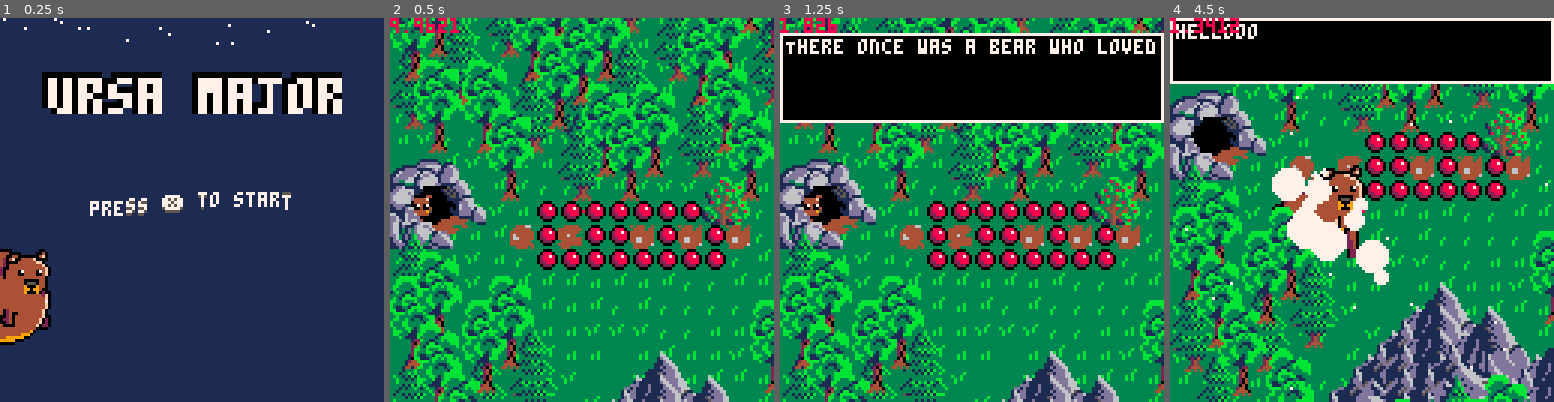
Above: before the commit, frames 1-4 (left to right).
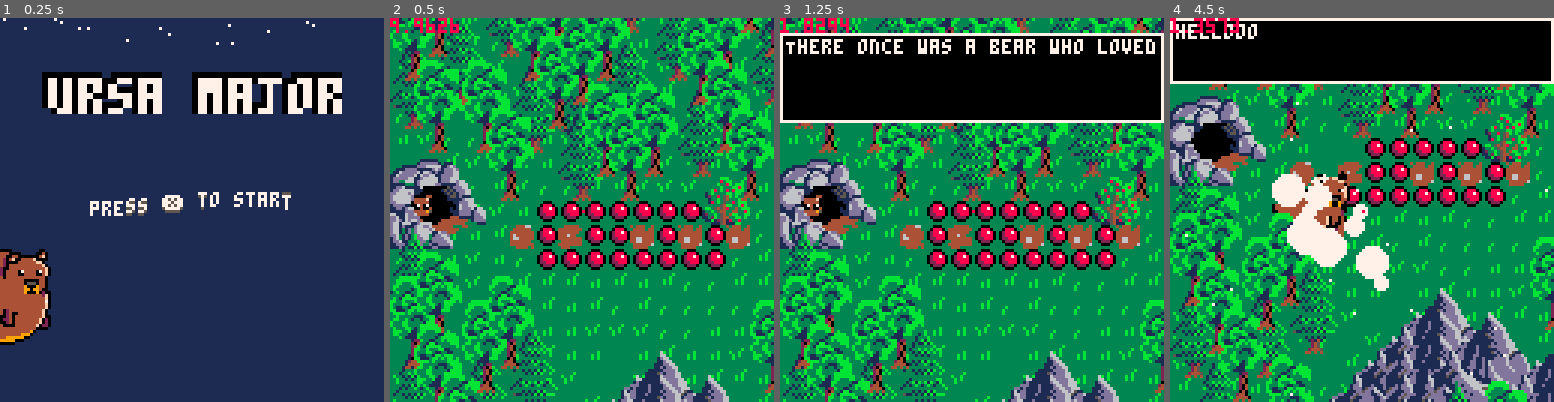
Above: after the commit, the same moments.

Repository: ekaktusz/harvest
Game: PICO-8 cartridge harvest.p8
Same seed, same stepped clock (60 frames per second), same inputs: the game is played once before the commit and once after it.
Inputs:
- Up to frame 1 (0.25 s): no input
- Up to frame 2 (0.5 s): tap X (X key) at 0.33 s
- Up to frame 3 (1.25 s): tap O (Z key) at 0.7 s; tap X (X key) at 1.07 s
- Up to frame 4 (4.5 s): hold Right 1.6-2.1 s; tap O (Z key) every 0.4 s from 1.7 to 4.1 s; tap X (X key) at 1.85, 2.97, 4.08 s; hold Up 2.15-2.42 s; hold Right 2.47-3.03 s; hold Left 3.08-3.58 s; hold Down 3.63-3.97 s; hold Right from 4.02 s (still down)

Frame 1 is identical in both runs. In frame 2, less than 0.1% of the frame differs, in the area x 15-18%, y 0-4%; in frame 3, less than 0.1%; in frame 4, 36%, in the area x 0-100%, y 0-100%.

Commit message:
something that works

Diff:
--- a/harvest.p8
+++ b/harvest.p8
@@ -25,6 +25,7 @@
 #include include/hitbox.lua
 #include include/helps.lua
 #include include/fish.lua
+#include include/triggers.lua
 __gfx__
 ee00eeeeeeee00eeeeeeeeeeeeeeeeeeeeeee444444eeeeeeeeee444444eeeeeeeeee444444eeeeeeeeeeeeeeeeeeeeeeeeeeeeeeeeeeeeeeeeeeeeeeeeeeeee
 e0440e0000e0440eee00eeeeeeee00ee707e44fffff44eeeeeee44fffff44eeeeeee44fffff44eeeeeeeeeeeeeeeeeeeeeeeeeeeeeeeeeeeeeeeeeeeeeeeeeee
--- a/include/bear.lua
+++ b/include/bear.lua
@@ -48,7 +48,15 @@
     end
 end
 
+function freeze_bear(time)
+    bear.freezed = true
+    bear.freeze_time = time
+    bear.freeze_timer = 0
+end
+
 function update_bear()
+    bear_collide_with_objs(triggers, bear_collide_with_trigger)
+
     if bear.freezed then
         bear.freeze_timer += 1
         if (bear.freeze_timer > bear.freeze_time) then
@@ -100,7 +108,7 @@
         bear.level += 1
         bear.num_eaten = 0
         bear.anim.time = 15
-        bear.freezed = true
+        freeze_bear(10)
         snowing = true
         snow2_init()
         tb_1 = tb_init({"hellooo"})
@@ -110,7 +118,7 @@
     if bear.num_eaten > 3 and bear.level == 1 then
         bear.num_eaten = 0
         bear.anim.time = 15
-        bear.freezed = true
+        freeze_bear(10)
         explode(bear.x+bear.w/2,bear.y+bear.h/2,bear.w/2,100,100)
         bear.level += 1
     end
--- a/include/forest_level.lua
+++ b/include/forest_level.lua
@@ -12,6 +12,7 @@
     init_fishes()
     init_water()
     init_hitboxes()
+    init_triggers()
     snowing = false
     tb_1 = tb_init({"There once was a bear who loved to eat,Her appetite was hard to beat."}, 0, 5, 127 , 29)
 
--- a/include/helps.lua
+++ b/include/helps.lua
@@ -0,0 +1,14 @@
+helps = {
+    start_tb = {text="assd", x=0,y=0, w=127,h=27},
+    letsgo_tb = {text="assd2", x=0,y=0, w=127,h=27},
+    mallorn_tb = {text="assd2", x=0,y=0, w=127,h=27},
+    firstgrow_tb = {text="assd2", x=0,y=0, w=127,h=27},
+    honey_tb = {text="assd2", x=0,y=0, w=127,h=27},
+    fish_tb = {text="assd2", x=0,y=0, w=127,h=27},
+    jollakot_tb = {text="assd2", x=0,y=0, w=127,h=27},
+    barlang__tb = {text="assd2", x=0,y=0, w=127,h=27},
+    stones_tb = {text="assd2", x=0,y=0, w=127,h=27},
+    pukk_tb = {text="assd2", x=0,y=0, w=127,h=27},
+    space_tb = {text="assd2", x=0,y=0, w=127,h=27},
+    finish_tb = {text="assd2", x=0,y=0, w=127,h=27}
+}
--- /dev/null
+++ b/include/triggers.lua
@@ -0,0 +1,24 @@
+function init_triggers()
+    --textbox triggerek:
+    triggers = {}
+    add_trigger(80,120,20,100,helps.letsgo_tb)
+    add_trigger(190,100,20,100,helps.mallorn_tb)
+end
+
+function add_trigger(_x,_y,_w,_h,_text_box)
+    --textbox: x,y,w,h,text
+    local _trigger = {
+        x = _x,
+        y = _y,
+        w = _w,
+        h = _h,
+        textbox=_text_box
+    }
+    add(triggers, _trigger)
+end
+
+function bear_collide_with_trigger(t)
+    tb_1 = tb_init({t.textbox.text},t.textbox.x,t.textbox.y,t.textbox.w,t.textbox.h)
+    freeze_bear(80)
+    del(triggers, t)
+end
